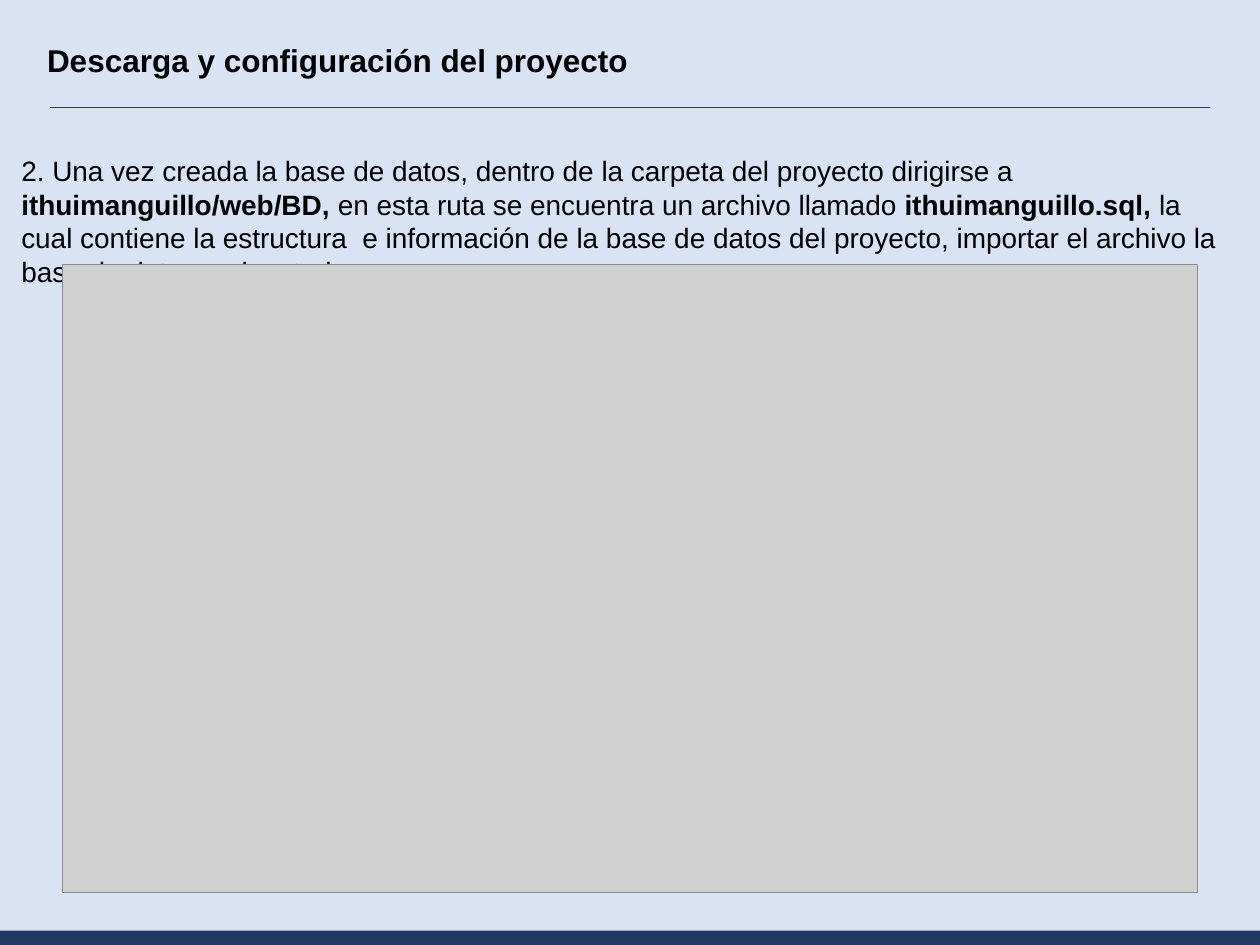
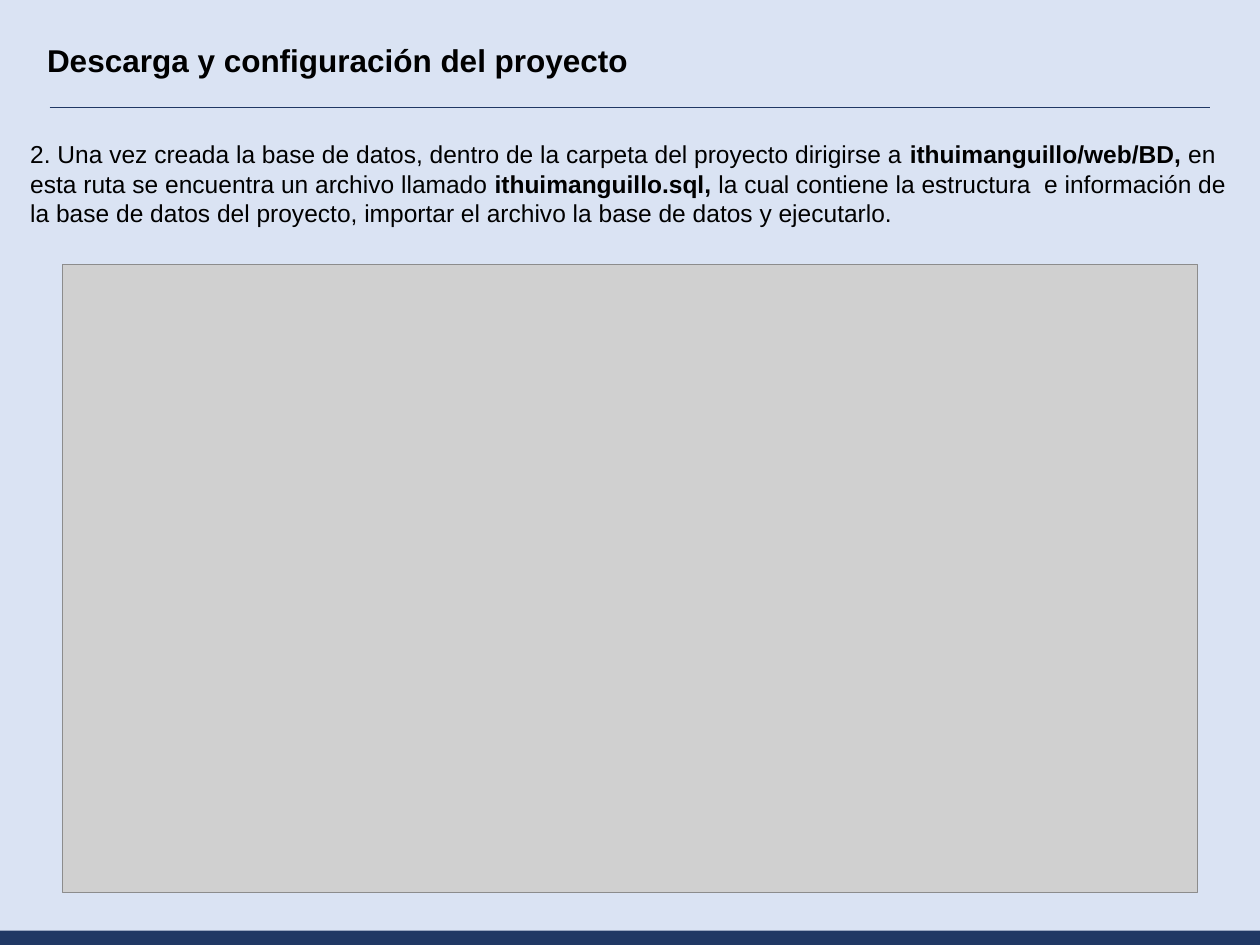
Before and after one commit to jcgalvezocampo1985/ith, a slide deck: slide 9 of web/Configuracion.pptx. Drawn at 1260x945 pixels with LibreOffice and Linux fonts; fonts in the diff are those of the drawing; grey boxes stand for pictures. Boxes give left, top, right and bottom in pixels: in the first picture for what was removed or moved away, otherwise in the second. Text is boxed around its words. In the diff, an @@ line names an element or a change of style, - is before the commit and + after.

```diff
--- a/web/Configuracion.pptx
+++ b/web/Configuracion.pptx
@@ text "2. Una vez creada la ...": place and size @@
-text "2. Una vez creada la ..." at bbox=[21, 160, 1216, 287]
+text "2. Una vez creada la ..." at bbox=[30, 145, 1225, 227]
@@ text "2. Una vez creada la ..." at bbox=[30, 145, 1225, 227]: size 16 to 14 pt @@
```
Also in this commit, not shown: 11 other slides changed, 2 other files.
